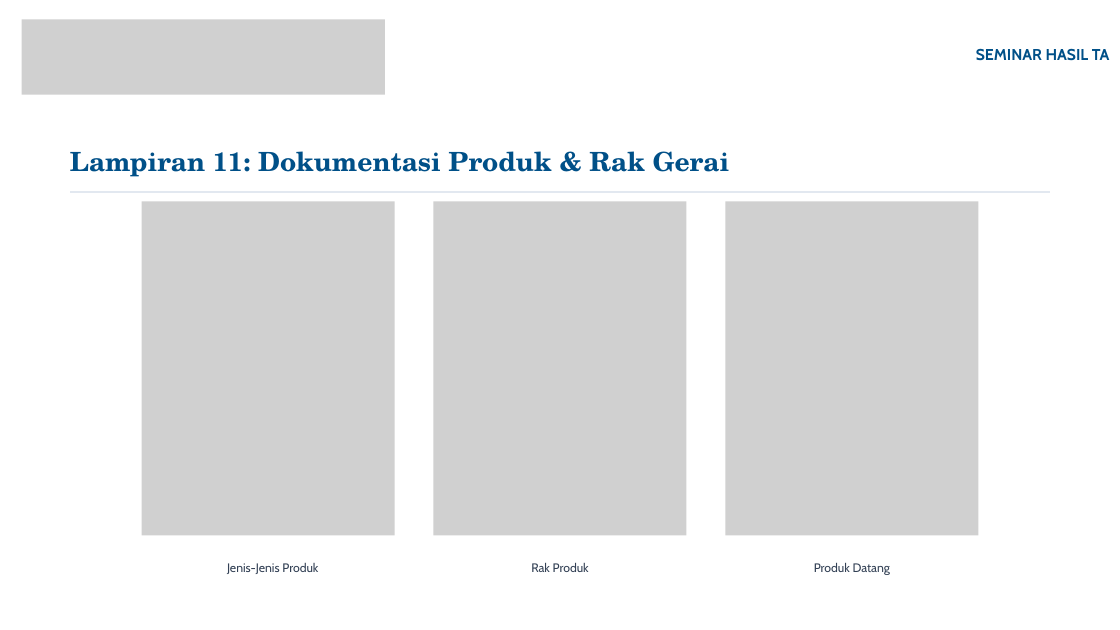
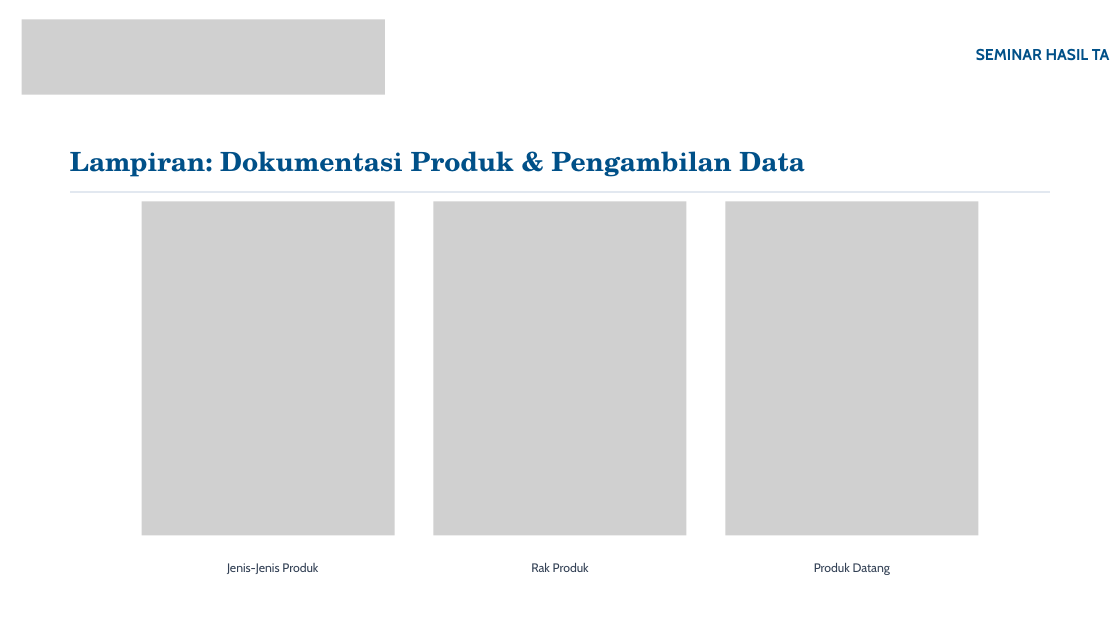
Before and after one commit to Marcell151/Sistem-Informasi-Inventori-Omnichannel-Zencare-Medical, a slide deck: slide 21 of lain/PPT/Seminar Hasil TA Final.pptx (slide 22 before the commit). Drawn at 1120x630 pixels with LibreOffice and Linux fonts; fonts in the diff are those of the drawing; grey boxes stand for pictures; background and template pictures are left out. Boxes give left, top, right and bottom in pixels: in the first picture for what was removed or moved away, otherwise in the second. Text is boxed around its words. In the diff, an @@ line names an element or a change of style, - is before the commit and + after.

```diff
--- a/lain/PPT/Seminar Hasil TA Final.pptx
+++ b/lain/PPT/Seminar Hasil TA Final.pptx
@@ text at (x1=70, y1=151, x2=805, y2=177): text changed @@
-Lampiran 11: Dokumentasi Produk & Rak Gerai
+Lampiran: Dokumentasi Produk & Pengambilan Data
```
Also in this commit, not shown: 7 other slides changed, 11 slides added, 11 slides removed, 24 other files.
